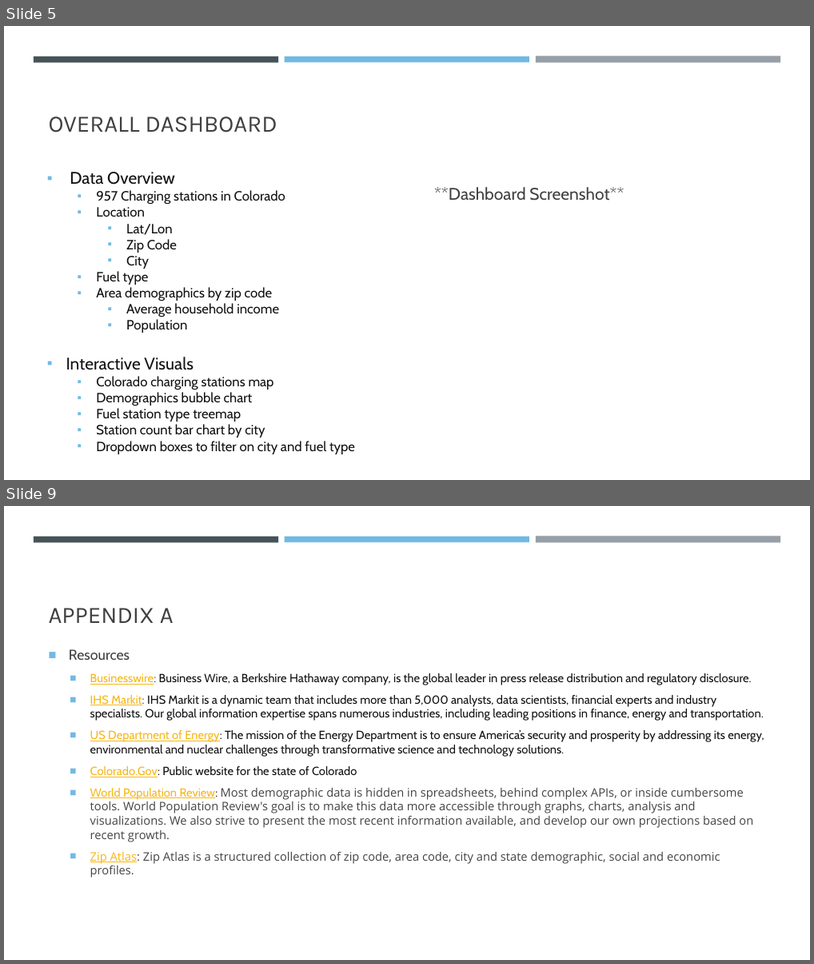
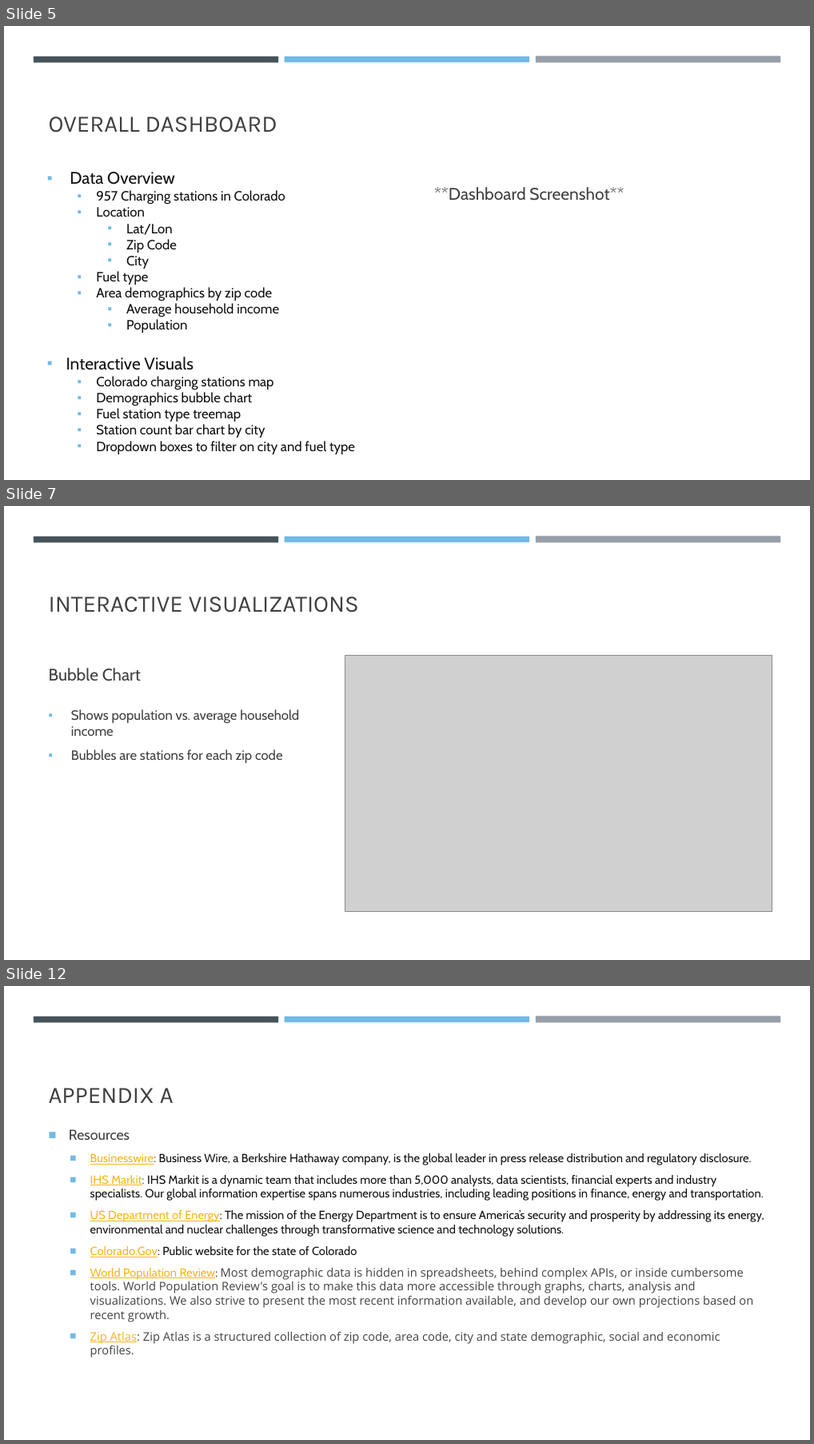
Before and after one commit to gabeo13/Colorado-Alternative-Fuel, a slide deck: Alternative Fuel Station Project.pptx. Shown one above the other, each under a label of ours: slides 5 and 9 before the commit, slides 5, 7 and 12 after it; the slides between them are not shown. The pictures are 814x964 and 814x1444 pixels, drawn with LibreOffice and Linux fonts; fonts in the diff are those of the drawing; grey boxes stand for pictures. Boxes give left, top, right and bottom in pixels: in the first picture for what was removed or moved away, otherwise in the second. Text is boxed around its words. In the diff, an @@ line names an element or a change of style, - is before the commit and + after.

```diff
--- a/Alternative Fuel Station Project.pptx
+++ b/Alternative Fuel Station Project.pptx
@@ slide 7 added at [4,506,810,960], background #FFFFFF; not listed: 3 template elements that a slide beside it also shows @@
@@ title added at [49,596,359,612], 28 pt, text #404040 @@
+INTERACTIVE VISUALIZATIONS
@@ text added at [49,668,141,681], 20 pt, text #404040 @@
+Bubble Chart
@@ picture added at [345,655,772,912] @@
@@ text added at [71,709,299,763], 16 pt, text #404040 @@
+▪ Shows population vs. average household income
+▪ Bubbles are stations for each zip code
@@ what was slide 9 is now slide 12 @@
```
Also in this commit, not shown: 3 slides changed, 3 other slides added, 1 slide removed, 1 other file.
